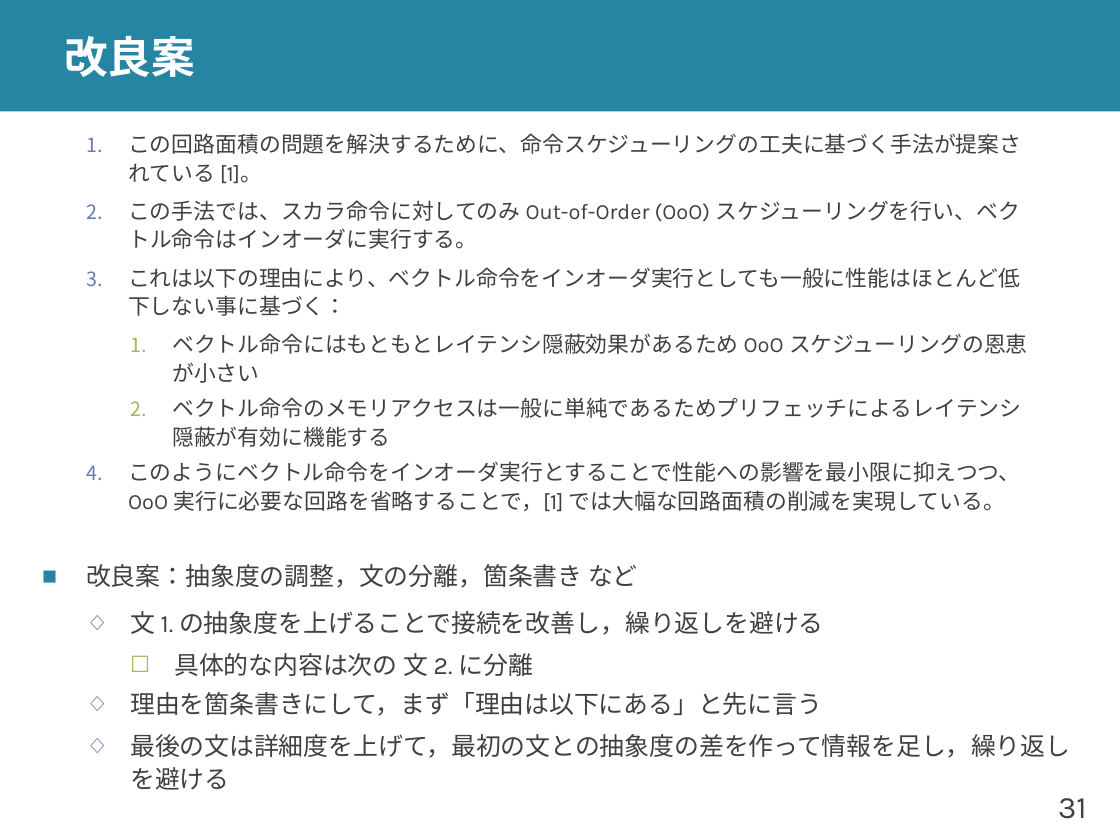
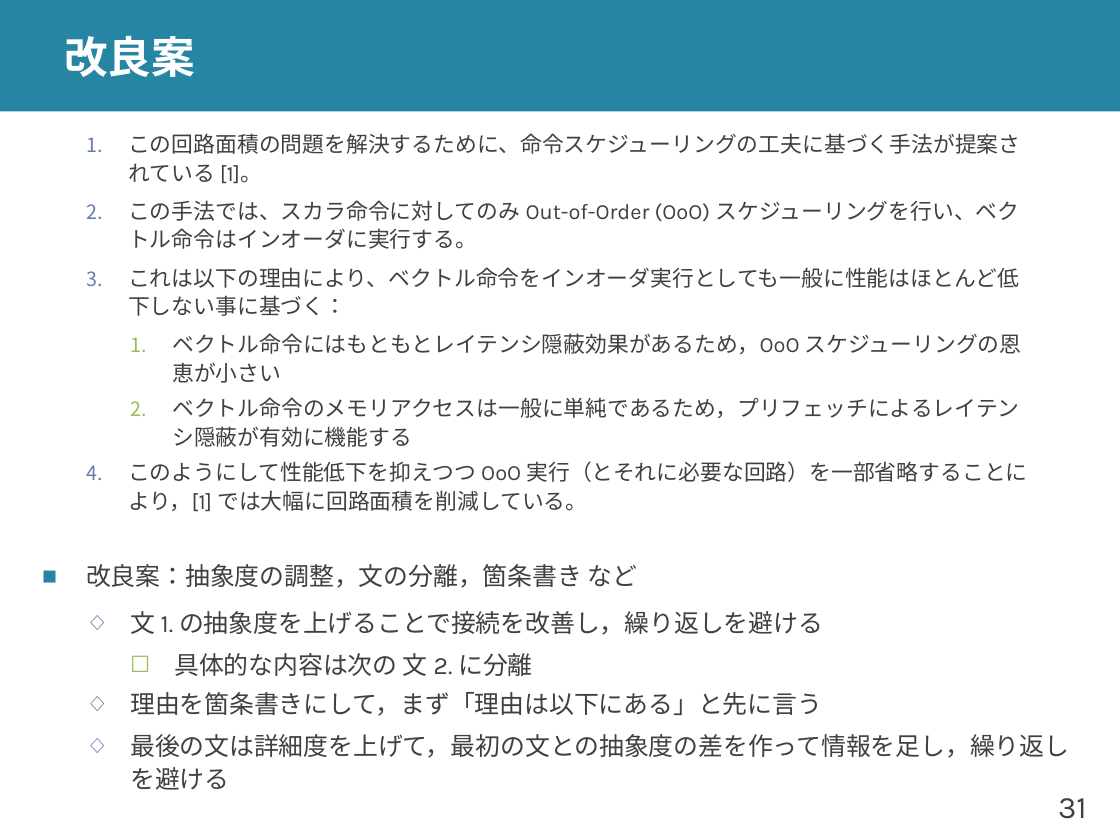
Before and after one commit to shioya-lab/how-to, a slide deck: slide 31 of writing.pptx. Drawn at 1120x840 pixels with LibreOffice and Linux fonts; fonts in the diff are those of the drawing. Boxes give left, top, right and bottom in pixels: in the first picture for what was removed or moved away, otherwise in the second. Text is boxed around its words. In the diff, an @@ line names an element or a change of style, - is before the commit and + after.

```diff
--- a/writing.pptx
+++ b/writing.pptx
@@ text at (x1=128, y1=333, x2=1028, y2=511): text changed @@
-    1. ベクトル命令にはもともとレイテンシ隠蔽効果があるため OoO スケジューリングの恩恵が小さい
-    2. ベクトル命令のメモリアクセスは一般に単純であるためプリフェッチによるレイテンシ隠蔽が有効に機能する
-  4. このようにベクトル命令をインオーダ実行とすることで性能への影響を最小限に抑えつつ、OoO 実行に必要な回路を省略することで，[1] では大幅な回路面積の削減を実現している。
+    1. ベクトル命令にはもともとレイテンシ隠蔽効果があるため，OoO スケジューリングの恩恵が小さい
+    2. ベクトル命令のメモリアクセスは一般に単純であるため，プリフェッチによるレイテンシ隠蔽が有効に機能する
+  4. このようにして性能低下を抑えつつ OoO 実行（とそれに必要な回路）を一部省略することにより，[1] では大幅に回路面積を削減している。
```
Also in this commit, not shown: 10 other slides changed, 1 other file.
